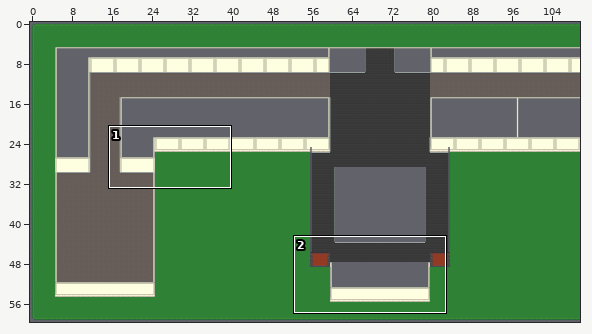
One commit to this Tiled map: map/map.tmx. The picture above shows the old version from afar; the outline marks the close-up.
Close-up. First the earlier version:
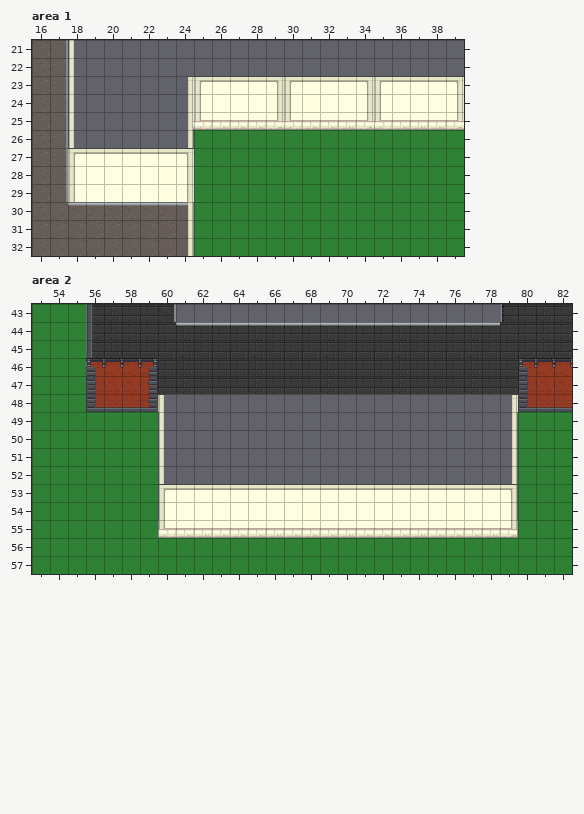
Cells are 32x32 px. Shown: area 1 x 16..39, y 21..32; area 2 x 53..82, y 43..57. The commit also changed other parts of the map, which this record leaves out.
The result:
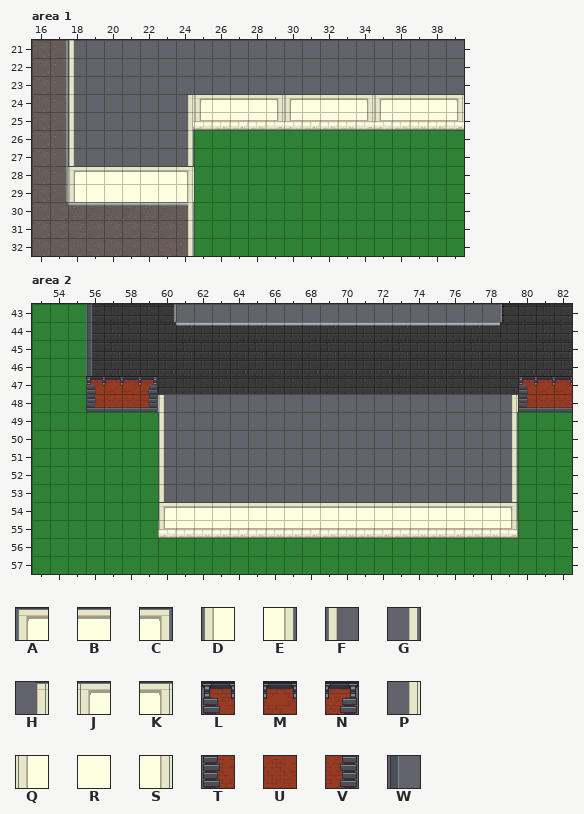
Key: from "victorian-mansion": A 0, B 1, C 2, D 13, E 15, F 21, G 23, H 46, J 47, K 49, L 56, M 57, N 58, P 59, Q 60, R 61, S 62, T 69, U 70, V 71, W 125.
_ is an empty cell.
Changes in this commit:
Layer "top", area 1:
y 23: x 24..39 HJBBBKJBBBKJBBBK -> ________________
y 24: x 24..39 PQRRRSQRRRSQRRRS -> HJBBBKJBBBKJBBBK
y 27: x 18..24 JBBBBBK -> F_____G
y 28: x 18..24 QRRRRRS -> JBBBBBK
Layer "top", area 2:
y 46: x 56..59 LMMN -> W___; x 80..82 LMM -> ___
y 47: x 56..59 TUUV -> LMMN; x 80..82 TUU -> LMM
y 53: x 60..79 ABBBBBBBBBBBBBBBBBBC -> F__________________G
y 54: x 60..79 DRRRRRRRRRRRRRRRRRRE -> ABBBBBBBBBBBBBBBBBBC
Pixel boxes of the changes (left, top, right, bottom) in both close-ups:
changed: (186, 76, 464, 102)
changed: (68, 148, 194, 174)
changed: (86, 358, 158, 394)
changed: (518, 358, 572, 394)
changed: (158, 484, 518, 510)
